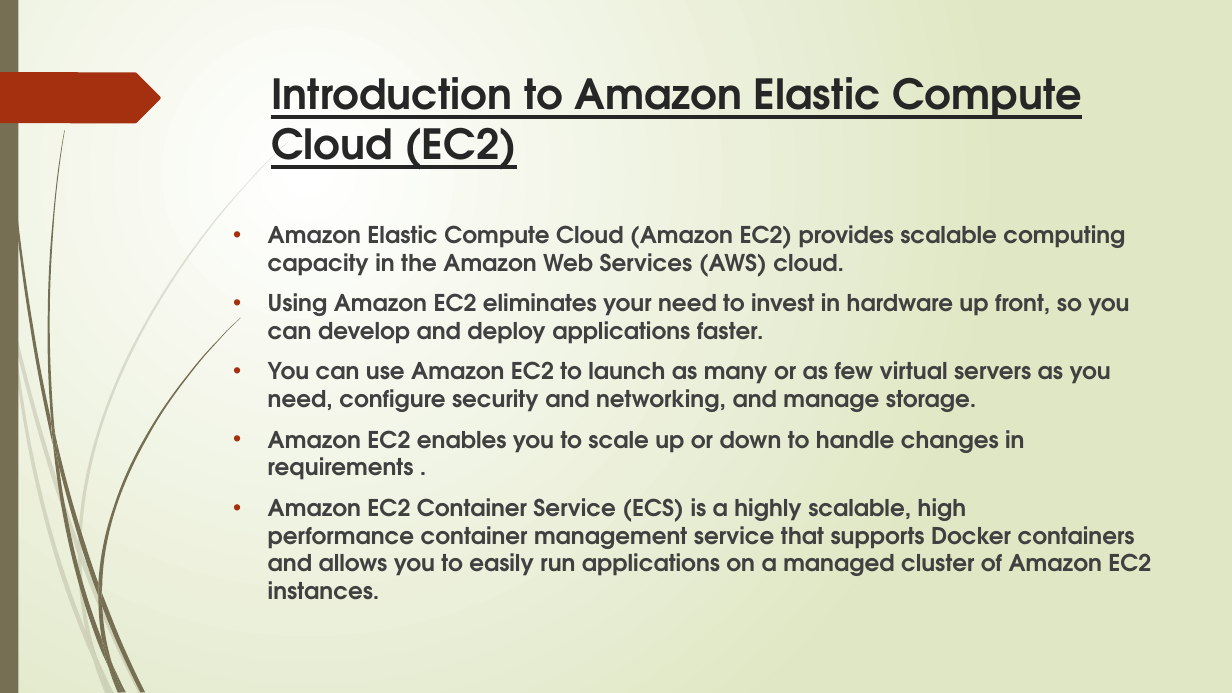
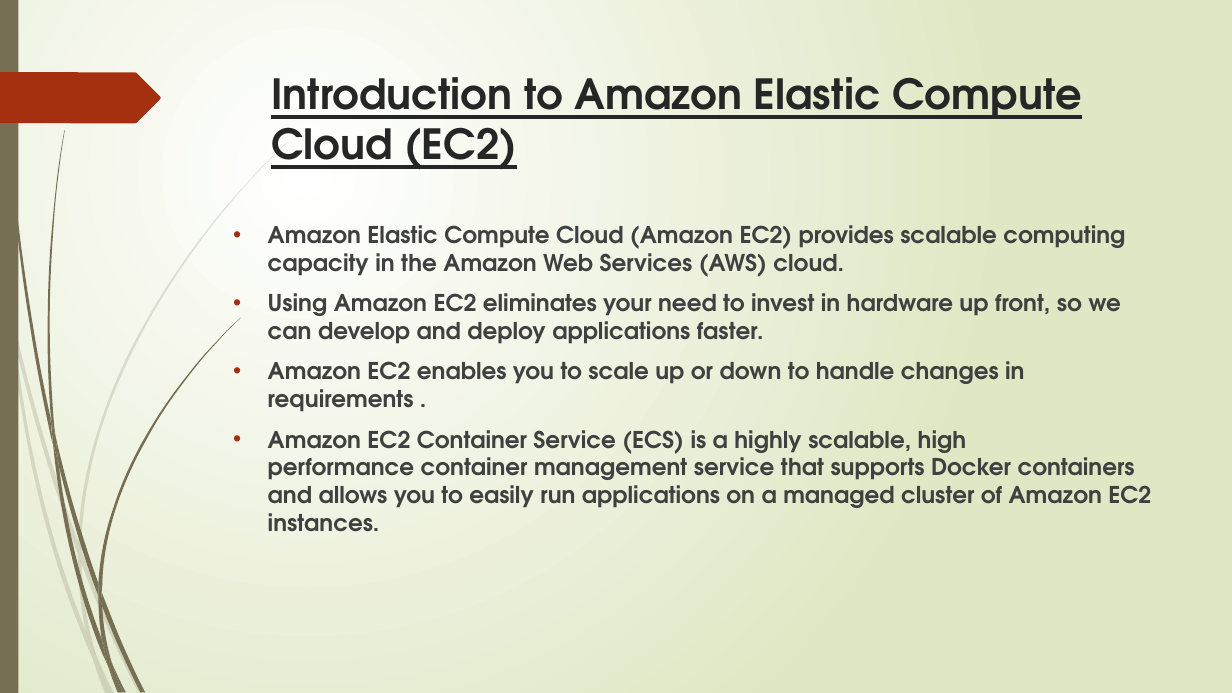
Before and after one commit to shruti121824/Mani, a slide deck: slide 2 of Amazon web Services.pptx. Drawn at 1232x693 pixels with LibreOffice and Linux fonts; fonts in the diff are those of the drawing. Boxes give left, top, right and bottom in pixels: in the first picture for what was removed or moved away, otherwise in the second. Text is boxed around its words. In the diff, an @@ line names an element or a change of style, - is before the commit and + after.

```diff
--- a/Amazon web Services.pptx
+++ b/Amazon web Services.pptx
@@ text at [268,293,1121,344]: text changed @@
-• Using Amazon EC2 eliminates your need to invest in hardware up front, so you can develop and deploy applications faster.
-• You can use Amazon EC2 to launch as many or as few virtual servers as you need, configure security and networking, and manage storage.
+• Using Amazon EC2 eliminates your need to invest in hardware up front, so we can develop and deploy applications faster.
```
Also in this commit, not shown: 1 other slide changed, 1 slide added.
